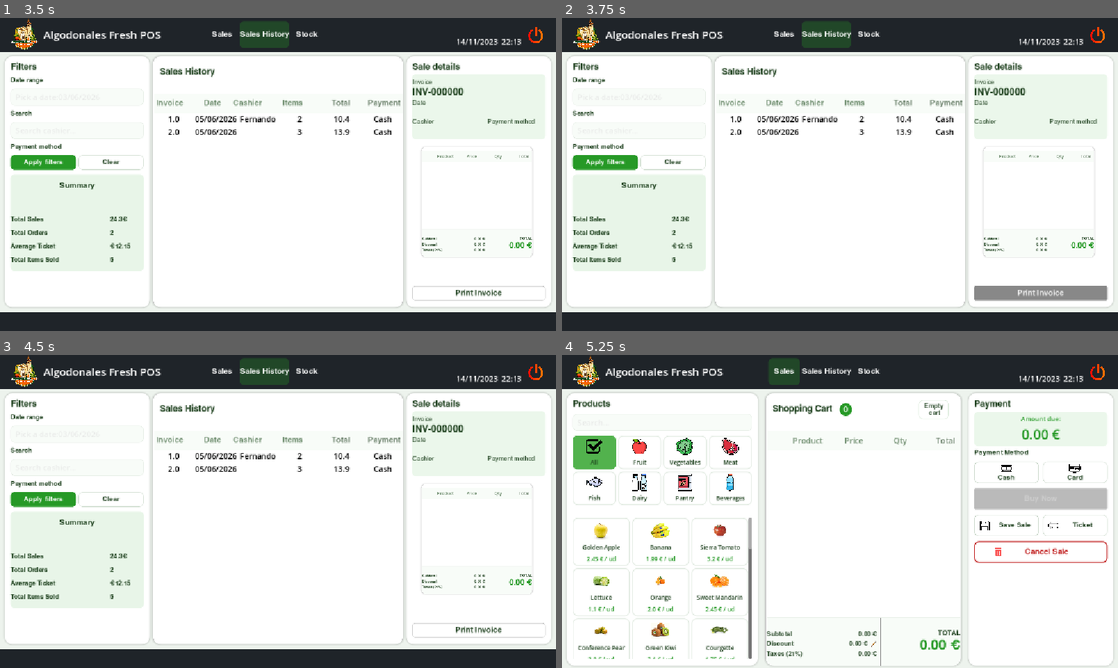
Above: before the commit, frames 1-4 (two rows, left to right).
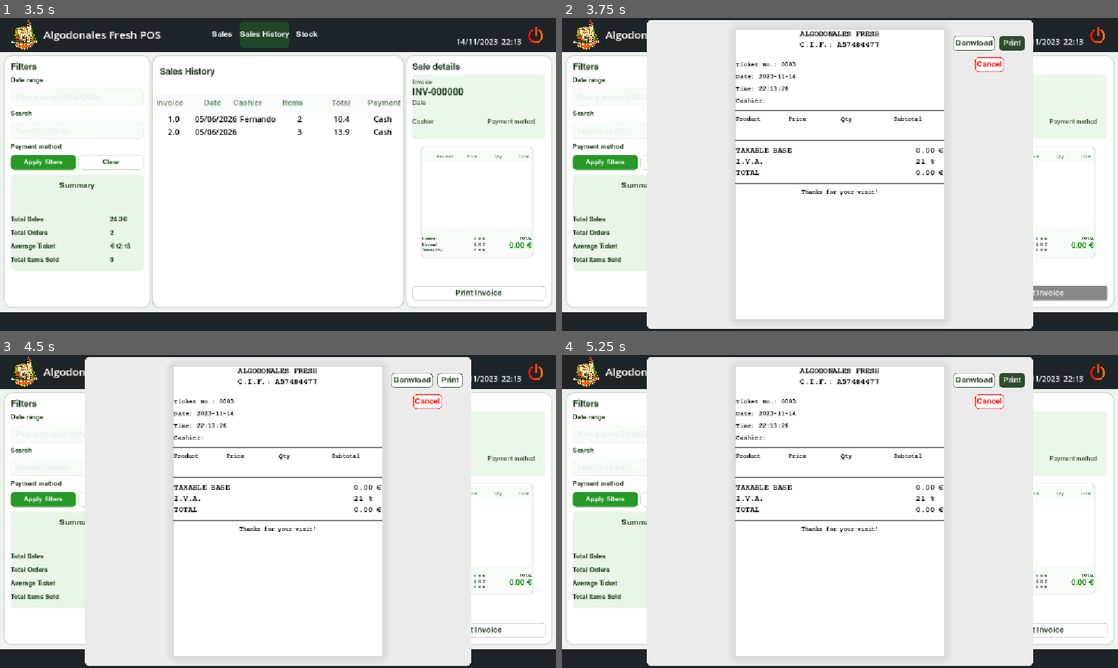
Above: after the commit, the same moments.

Repository: fersaezl/Algodonales-Fresh-POS
Game: Godot game, scene res://Scenes/MainPos.tscn
Two runs of this game, one before a commit and one after it. Both use one fixed random seed, a clock stepped at 60 frames per second and the inputs below. The project has no main scene, so this scene is started directly.
Inputs (mouse positions are in pixels of both pictures, inside the frame that each line leads up to):
- Up to frame 1 (3.5 s): click (100, 86) at 0.52 s; type "12" at 0.6 s; click "Sales History" at 1.25 s; click (77, 96) at 2.02 s; type "12" at 2.1 s; click (77, 130) at 2.25 s; type "12" at 2.33 s; click "Sales History" at 2.75 s
- Up to frame 2 (3.75 s): click "Print Invoice" at 3.5 s
- Up to frame 3 (4.5 s): click (450, 380) at 4.25 s, where only the run after the commit has a clickable "Print"
- Up to frame 4 (5.25 s): click "Sales" at 5 s

Frame 1 is identical in both runs. In frame 2, 17% of the frame differs, in the area x 15-85%, y 0-100%; in frame 3, 16%; in frame 4, 23%, in the area x 0-100%, y 0-100%.

Commit message:
Add print button functionality to SalesHistory and implement ticket popup

Diff:
--- a/Scenes/SalesHistory.tscn
+++ b/Scenes/SalesHistory.tscn
@@ -558,7 +558,7 @@
 [node name="Summary" parent="MarginContainer/MainLayout/MarginContainer/Content/PaymentPanel/MarginContainer/VBoxContainer" unique_id=1396762082 instance=ExtResource("5_akoho")]
 layout_mode = 2
 
-[node name="Button" type="Button" parent="MarginContainer/MainLayout/MarginContainer/Content/PaymentPanel/MarginContainer/VBoxContainer" unique_id=1949639821]
+[node name="PrintBtn" type="Button" parent="MarginContainer/MainLayout/MarginContainer/Content/PaymentPanel/MarginContainer/VBoxContainer" unique_id=1949639821]
 custom_minimum_size = Vector2(0, 30)
 layout_mode = 2
 size_flags_vertical = 10
@@ -587,4 +587,5 @@
 [connection signal="text_changed" from="MarginContainer/MainLayout/MarginContainer/Content/ProductsPanel/MarginContainer/VBoxContainer/SearchBar" to="." method="_on_search_bar_text_changed"]
 [connection signal="pressed" from="MarginContainer/MainLayout/MarginContainer/Content/ProductsPanel/MarginContainer/VBoxContainer/HBoxContainer/FiltersButton" to="." method="_on_button_pressed"]
 [connection signal="pressed" from="MarginContainer/MainLayout/MarginContainer/Content/ProductsPanel/MarginContainer/VBoxContainer/HBoxContainer/ClearButton" to="." method="_on_button_2_pressed"]
+[connection signal="pressed" from="MarginContainer/MainLayout/MarginContainer/Content/PaymentPanel/MarginContainer/VBoxContainer/PrintBtn" to="." method="_on_ticket_pressed"]
 [connection signal="pressed" from="MarginContainer/MainLayout/MarginContainer/Content/PaymentPanel/MarginContainer/VBoxContainer/saleButton" to="." method="_on_sale_button_pressed"]
--- a/Scripts/sales_history.gd
+++ b/Scripts/sales_history.gd
@@ -10,6 +10,9 @@
 @onready var subTotal = $MarginContainer/MainLayout/MarginContainer/Content/PaymentPanel/MarginContainer/VBoxContainer/Summary/CenterContainer/MainCard/VBoxContainer/FooterPanel/FooterRow/LeftTotals/Subtotal/SubtotalAmount
 @onready var taxes=$MarginContainer/MainLayout/MarginContainer/Content/PaymentPanel/MarginContainer/VBoxContainer/Summary/CenterContainer/MainCard/VBoxContainer/FooterPanel/FooterRow/LeftTotals/Taxes/TaxAmount
 @onready var LBLtotal = $MarginContainer/MainLayout/MarginContainer/Content/PaymentPanel/MarginContainer/VBoxContainer/Summary/CenterContainer/MainCard/VBoxContainer/FooterPanel/FooterRow/RightTotal/TotalAmount
+
+const TICKET_SCENE = preload("res://Scenes/Ticket.tscn")
+
 var TotalSpent = 0.0
 var totalSizes=0
 var totalItemsSold=0
@@ -186,6 +189,14 @@
 
 	get_tree().change_scene_to_file("res://Scenes/MainPos.tscn")
 
+func _on_ticket_pressed() -> void:
+	var popup = TICKET_SCENE.instantiate()
+	var layer = CanvasLayer.new()
+	layer.layer = 10
+	add_child(layer)
+	layer.add_child(popup)
+	popup.tree_exiting.connect(layer.queue_free)
+
 
 func _on_btn_logout_pressed() -> void:
 	get_tree().change_scene_to_file("res://Scenes/Login.tscn")
